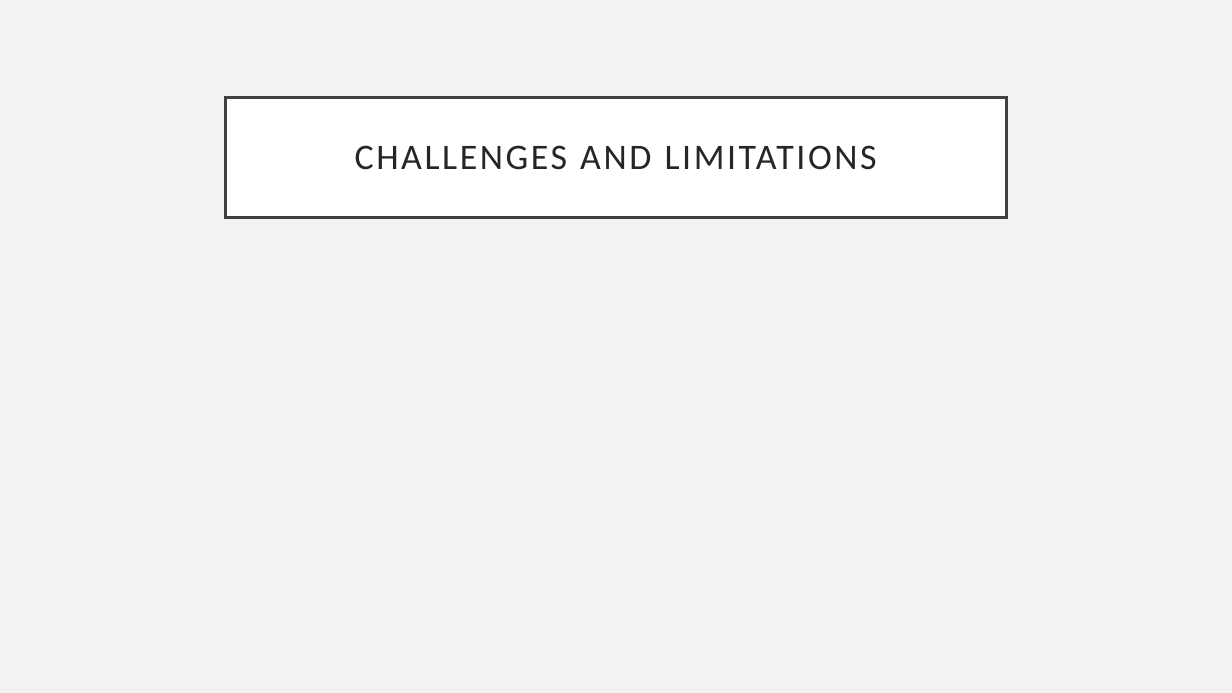
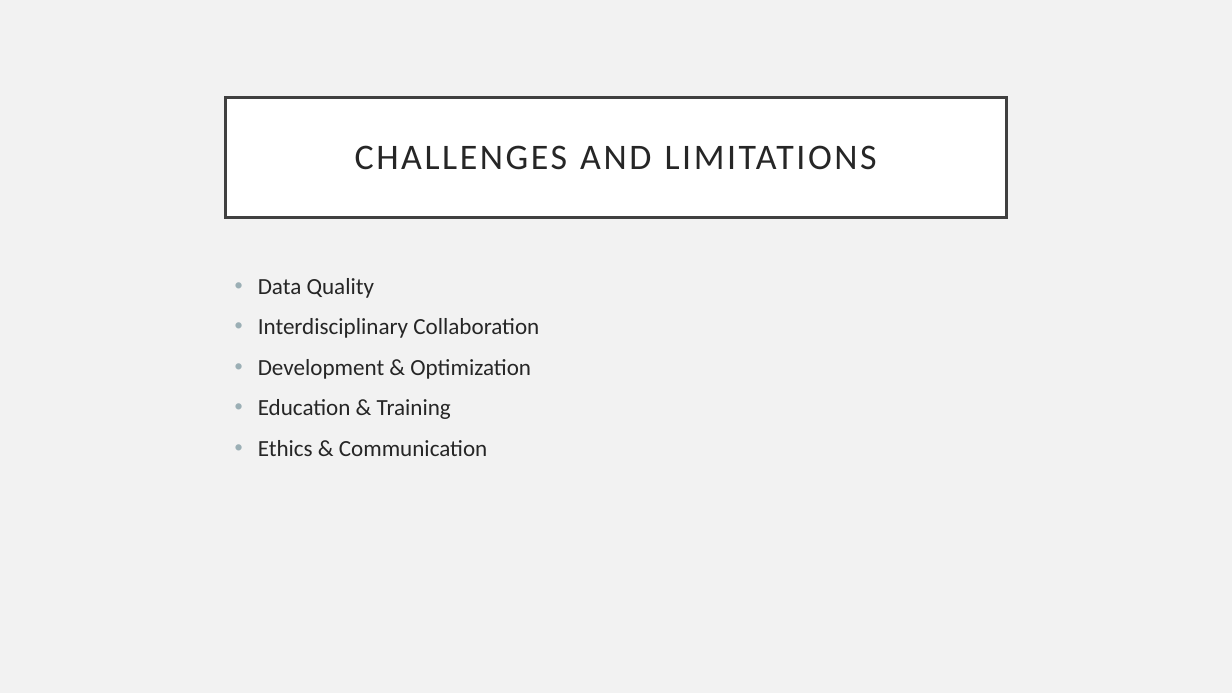
Before and after one commit to eholdmore/StatsForCompBio, a slide deck: slide 52 of Stats-for-Comp-Bio.pptx (slide 48 before the commit). Drawn at 1232x693 pixels with LibreOffice and Linux fonts; fonts in the diff are those of the drawing. Boxes give left, top, right and bottom in pixels: in the first picture for what was removed or moved away, otherwise in the second. Text is boxed around its words. In the diff, an @@ line names an element or a change of style, - is before the commit and + after.

```diff
--- a/Stats-for-Comp-Bio.pptx
+++ b/Stats-for-Comp-Bio.pptx
@@ text added at bbox=[258, 278, 539, 456], 18 pt, text #262626 @@
+• Data Quality
+• Interdisciplinary Collaboration
+• Development & Optimization
+• Education & Training
+• Ethics & Communication
```
Also in this commit, not shown: 11 other slides changed, 4 slides added, 2 other files.
